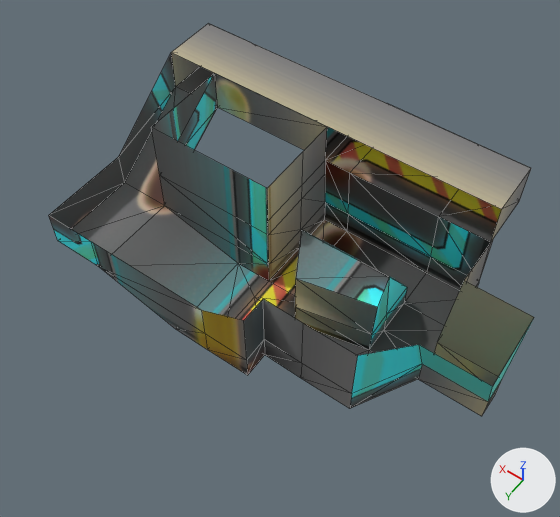
The Blender file projects/VS2022/raylib_game/resources/testMap.blend: old version first, new version second.
Camera for both pictures: a camera (50 mm lens) standing at (-3.7, 27.3, 44.9) and looking at (14.3, 2.0, 5.3). The lights are fixed; the arrows at lower right show +X, +Y and +Z. Mesh edges are drawn as thin lines.
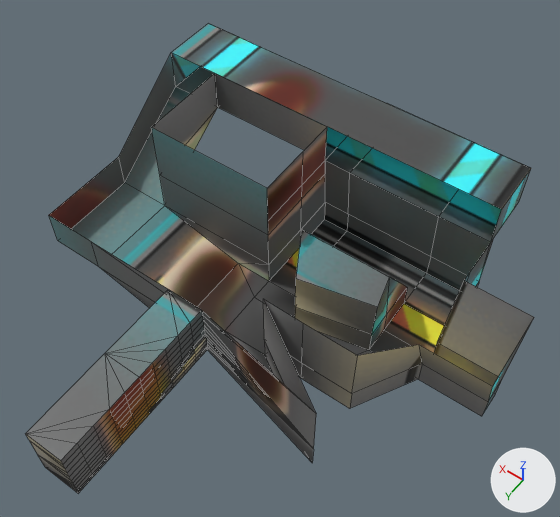
Where the change shows, as pixel boxes (x1, y1, x2, y2) in the pictures (560 x 517 px):
'Cube', reshaped (20% taller): before (49, 23, 534, 416); after (26, 23, 534, 493)
part 1 of me_cube_001, built on: before (49, 52, 531, 416); after (26, 52, 531, 493)
part 2 of me_cube_001, surface changed: (151, 23, 534, 402) in both

Patch to the scene script:
```diff
--- a/projects/VS2022/raylib_game/resources/testMap.blend.py
+++ b/projects/VS2022/raylib_game/resources/testMap.blend.py
@@ me_cube_001 @@
 # used by ob_cube; location = (0.0, 0.0, 0.0); rotation_euler = (1.571, 0.0, 0.0), in degrees (90, 0, 0)
-me_cube_001.from_pydata(...)  # 101 vertices, 155 faces; spans x -1.1..30.4, y -1.2..9.0, z -7.4..11.1
+me_cube_001.from_pydata(...)  # 274 vertices, 280 faces; spans x -1.1..30.4, y -1.2..9.0, z -19.9..11.1
+# me_cube_001 part 1
+# 1 vertex is removed from x 13.1, y 1.0, z -7.4
+# 130 faces are deleted
+# 2 vertices move from x 13.1, y -1.0..5.7, z -7.4 to x 6.1, y -1.0..5.7, z -10.0
+# 49 vertices are added at x 6.1..19.4, y -1.0..3.8, z -19.9..-7.4
+# 5 new vertices lie (0.0, -0.4, 0.0) away from vertices in x 16.6, y 0.6, z -12.2..-7.4
+# 6 new vertices lie (1.4, 0.0, 0.0) away from vertices in x 16.6, y 0.2..0.6, z -11.0..-8.6
+# 7 new vertices lie (0.0, -0.4, 0.0) away from vertices in x 16.6..18.0, y 0.2, z -12.2..-7.4
+# 6 new vertices lie (0.0, 0.0, -1.2) away from vertices in x 16.6, y -1.0..3.8, z -12.2
+# 6 new vertices lie (0.0, 0.4, 0.0) away from vertices in x 16.6, y -1.0, z -13.4..-7.4
+# 7 new vertices lie (0.0, 0.0, -1.3) away from vertices in x 16.6, y -1.0..3.8, z -13.4
+# 7 new vertices lie (0.0, 0.6, 0.0) away from vertices in x 16.6, y 1.0, z -14.7..-7.4
+# 8 new vertices lie (0.0, 0.0, -1.3) away from vertices in x 16.6, y -1.0..3.8, z -14.7
+# 8 new vertices lie (0.0, 0.5, 0.0) away from vertices in x 16.6, y 1.6, z -16.0..-7.4
+# 9 new vertices lie (0.0, 0.0, -1.3) away from vertices in x 16.6, y -1.0..3.8, z -16.0
+# 9 new vertices lie (0.0, 0.6, 0.0) away from vertices in x 16.6, y 2.1, z -17.3..-7.4
+# 10 new vertices lie (0.0, 0.0, -1.3) away from vertices in x 16.6, y -1.0..3.8, z -17.3
+# 10 new vertices lie (0.0, 0.0, -1.3) away from vertices in x 16.6, y -1.0..3.8, z -18.6
+# 11 new vertices lie (0.0, -0.5, 0.0) away from vertices in x 16.6, y 3.8, z -19.9..-7.4
+# 6 new vertices lie (2.8, 0.0, 0.0) away from vertices in x 16.6, y -1.0..3.8, z -19.9..-7.4
+# 10 new vertices lie (0.0, 0.0, 0.4) away from vertices in x 16.6..18.0, y -1.0..-0.6, z -13.4..-12.6
+# 255 new faces join them
+# me_cube_001 part 2: 25 kept faces spanning x -1.1..30.4, y -1.2..9.0, z -10.0..11.1 get new texture (UV) coordinates
 me_cube_001.materials.append(mat_material_001)
```
